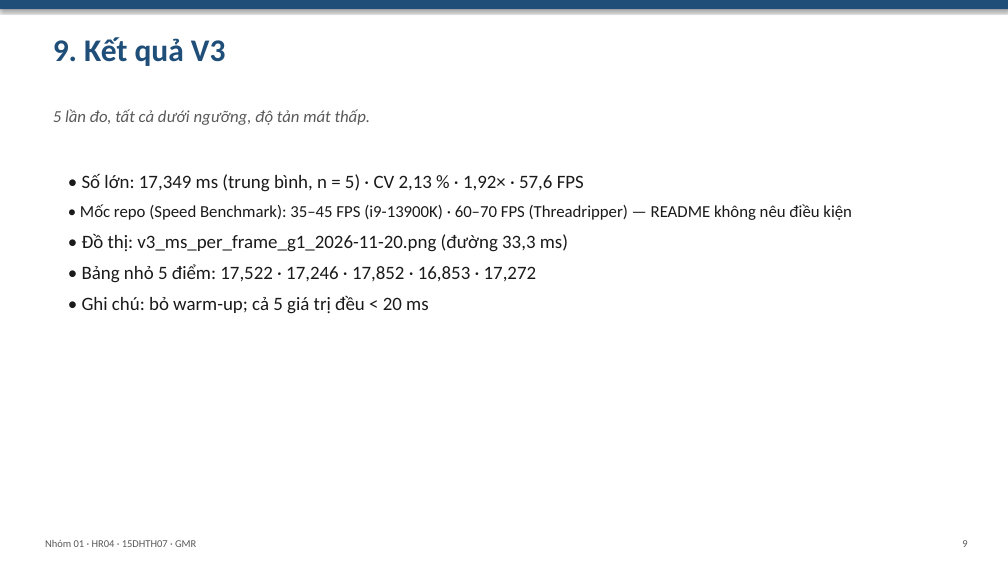
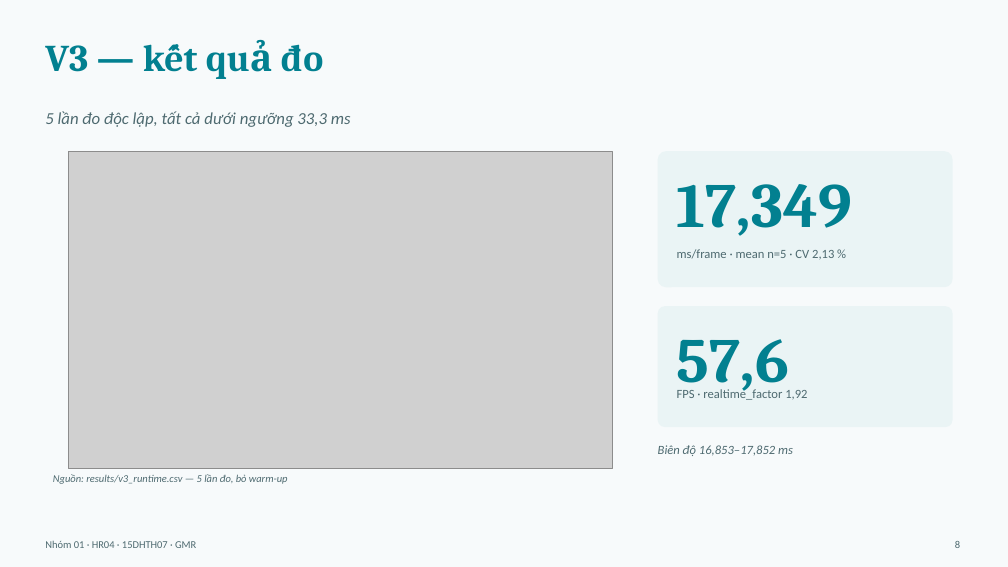
Before and after one commit to mtzwyu/GMR-Humanoid-Retargeting-Benchmark, a slide deck: slide 8 of report/slides.pptx (slide 9 before the commit). Drawn at 1008x567 pixels with LibreOffice and Linux fonts; fonts in the diff are those of the drawing; grey boxes stand for pictures. Boxes give left, top, right and bottom in pixels: in the first picture for what was removed or moved away, otherwise in the second. Text is boxed around its words. In the diff, an @@ line names an element or a change of style, - is before the commit and + after.

```diff
--- a/report/slides.pptx
+++ b/report/slides.pptx
@@ background #FFFFFF to #F7FAFB @@
@@ rectangle removed at <box>0,0,1008,9</box> @@
@@ text at <box>45,44,324,72</box>: text changed; size 30 to 36 pt; font Calibri to Cambria; text colour #1F4E79 to #028090 @@
-9. Kết quả V3
+V3 — kết quả đo
@@ text at <box>45,111,351,127</box>: text changed; text colour #595959 to #4E6A70 @@
-5 lần đo, tất cả dưới ngưỡng, độ tản mát thấp.
+5 lần đo độc lập, tất cả dưới ngưỡng 33,3 ms
@@ picture added at <box>68,151,613,469</box> @@
@@ text removed at <box>80,174,852,314</box> @@
-• Số lớn: 17,349 ms (trung bình, n = 5) · CV 2,13 % · 1,92× · 57,6 FPS
-• Mốc repo (Speed Benchmark): 35–45 FPS (i9-13900K) · 60–70 FPS (Threadripper) — README không nêu điều kiện
-• Đồ thị: v3_ms_per_frame_g1_2026-11-20.png (đường 33,3 ms)
-• Bảng nhỏ 5 điểm: 17,522 · 17,246 · 17,852 · 16,853 · 17,272
-• Ghi chú: bỏ warm-up; cả 5 giá trị đều < 20 ms
@@ rounded rectangle added at <box>658,151,953,287</box>, fill #EAF4F5 @@
@@ text added at <box>677,184,852,236</box>, 60 pt, text #028090, bold @@
+17,349
@@ text added at <box>677,249,834,259</box>, 12 pt, text #4E6A70 @@
+ms/frame · mean n=5 · CV 2,13 %
@@ rounded rectangle added at <box>658,306,953,427</box>, fill #EAF4F5 @@
@@ text added at <box>677,339,789,397</box>, 60 pt, text #028090, bold @@
+57,6
@@ text added at <box>677,387,807,400</box>, 12 pt, text #4E6A70 @@
+FPS · realtime_factor 1,92
@@ text added at <box>658,445,793,456</box>, 12 pt, text #4E6A70, italic @@
+Biên độ 16,853–17,852 ms
@@ text added at <box>53,474,288,484</box>, 10 pt, text #4E6A70, italic @@
+Nguồn: results/v3_runtime.csv — 5 lần đo, bỏ warm-up
@@ text "Nhóm 01 · HR04 · ..." at <box>45,541,196,548</box>: text colour #595959 to #4E6A70 @@
@@ text added at <box>955,541,960,548</box>, 10 pt, text #4E6A70 @@
+8
@@ text removed at <box>962,540,967,547</box> @@
-9
```
Also in this commit, not shown: 1 other slide changed, 14 slides added, 14 slides removed, 3 other files.
